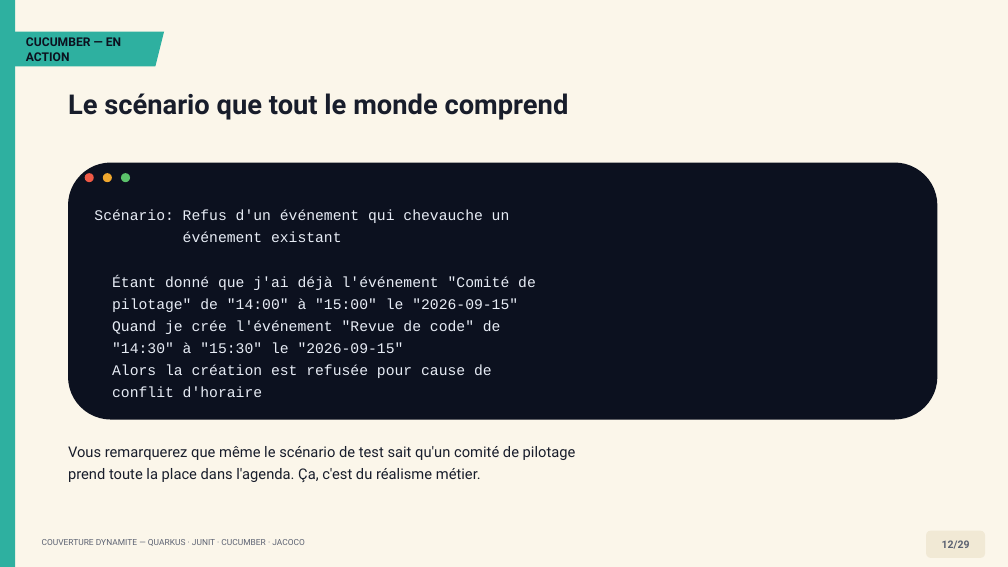
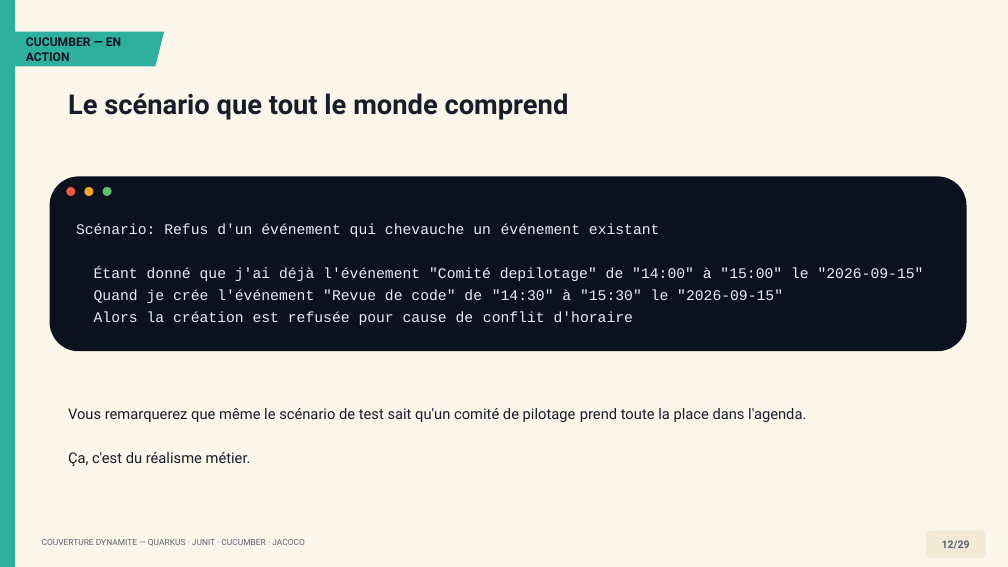
Before and after one commit to sidevconcept/couverture-junit-cucumber-jacoco, a slide deck: slide 12 of presentation/couverture-code-conference-dynamite.pptx. Drawn at 1008x567 pixels with LibreOffice and Linux fonts; fonts in the diff are those of the drawing. Boxes give left, top, right and bottom in pixels: in the first picture for what was removed or moved away, otherwise in the second. Text is boxed around its words. In the diff, an @@ line names an element or a change of style, - is before the commit and + after.

```diff
--- a/presentation/couverture-code-conference-dynamite.pptx
+++ b/presentation/couverture-code-conference-dynamite.pptx
@@ rounded rectangle: place and size @@
-rounded rectangle at [68, 163, 938, 420]
+rounded rectangle at [50, 176, 967, 351]
@@ 3 ellipses: place and size @@
-3 ellipses at [85, 173, 130, 182]
+3 ellipses at [67, 187, 112, 196]
@@ text at [76, 224, 924, 325]: text changed @@
-Scénario: Refus d'un événement qui chevauche un
-événement existant
-Étant donné que j'ai déjà l'événement "Comité de
-pilotage" de "14:00" à "15:00" le "2026-09-15"
-Quand je crée l'événement "Revue de code" de
-"14:30" à "15:30" le "2026-09-15"
-Alors la création est refusée pour cause de
-conflit d'horaire
+Scénario: Refus d'un événement qui chevauche un événement existant
+Étant donné que j'ai déjà l'événement "Comité depilotage" de "14:00" à "15:00" le "2026-09-15"
+Quand je crée l'événement "Revue de code" de "14:30" à "15:30" le "2026-09-15"
+Alors la création est refusée pour cause de conflit d'horaire
@@ text at [68, 408, 806, 466]: spaces changed @@
-Vous remarquerez que même le scénario de test sait qu'un comité de pilotage
-prend toute la place dans l'agenda. Ça, c'est du réalisme métier.
+Vous remarquerez que même le scénario de test sait qu'un comité de pilotage prend toute la place dans l'agenda.
+Ça, c'est du réalisme métier.
```
Also in this commit, not shown: 9 other slides changed, 7 other files.
